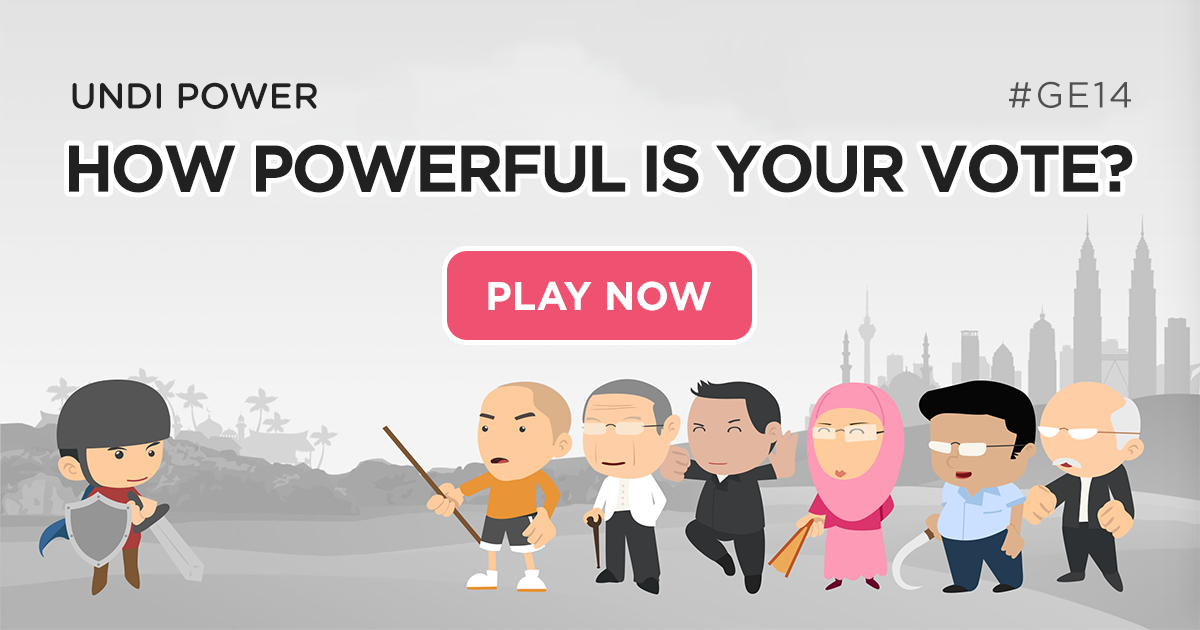
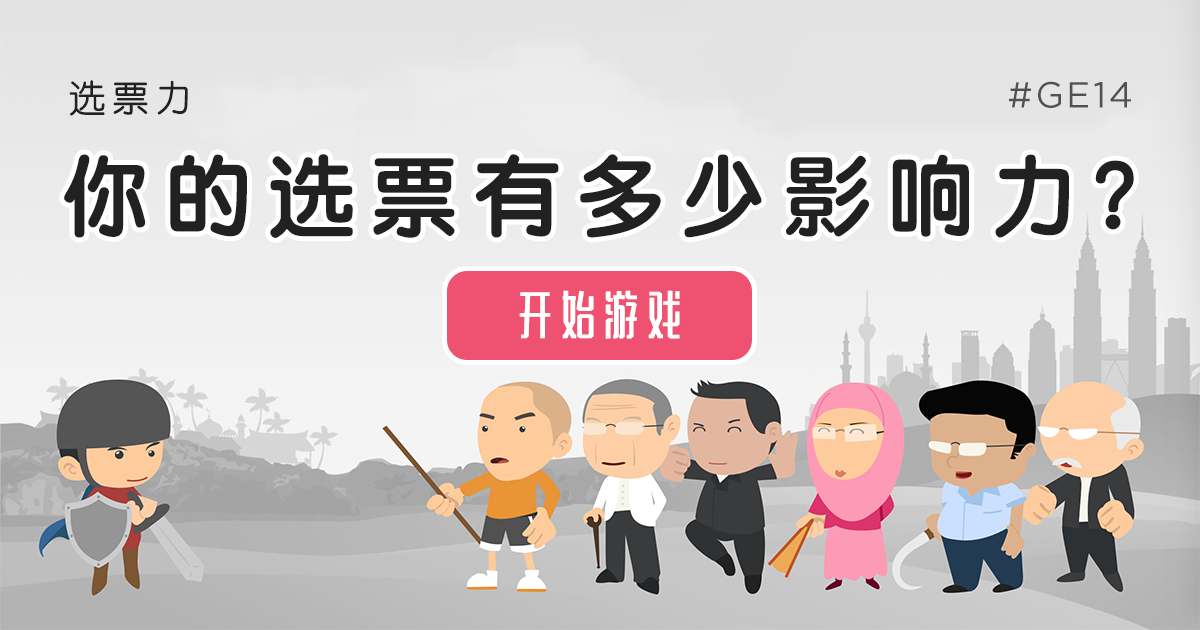
The second 1200×630 image is a revision of the first. Changes to its layers:
added group "ZH" with 5 layers above "EN" over (64, 80, 1134, 360)
added layer "开始游戏" in group "ZH" over (519, 290, 680, 339)
added layer "Rounded Rectangle 1" (2nd of 3, in "ZH") in group "ZH" over (447, 271, 752, 360)
added layer "选票力" in group "ZH" over (69, 80, 188, 116)
added layer "你的选票有多少影响力？" in group "ZH" over (64, 154, 1134, 238)
moved "PLAY NOW" into group "EN" over (488, 281, 711, 311)
moved "Rounded Rectangle 1" (3rd of 3, in "EN") into group "EN" over (447, 251, 752, 340)
moved "UNDI POWER" (2nd of 2, in "EN") into group "EN" over (72, 82, 317, 109)
moved "HOW POWERFUL IS YOUR VOTE?" into group "EN" over (69, 144, 1133, 193)
